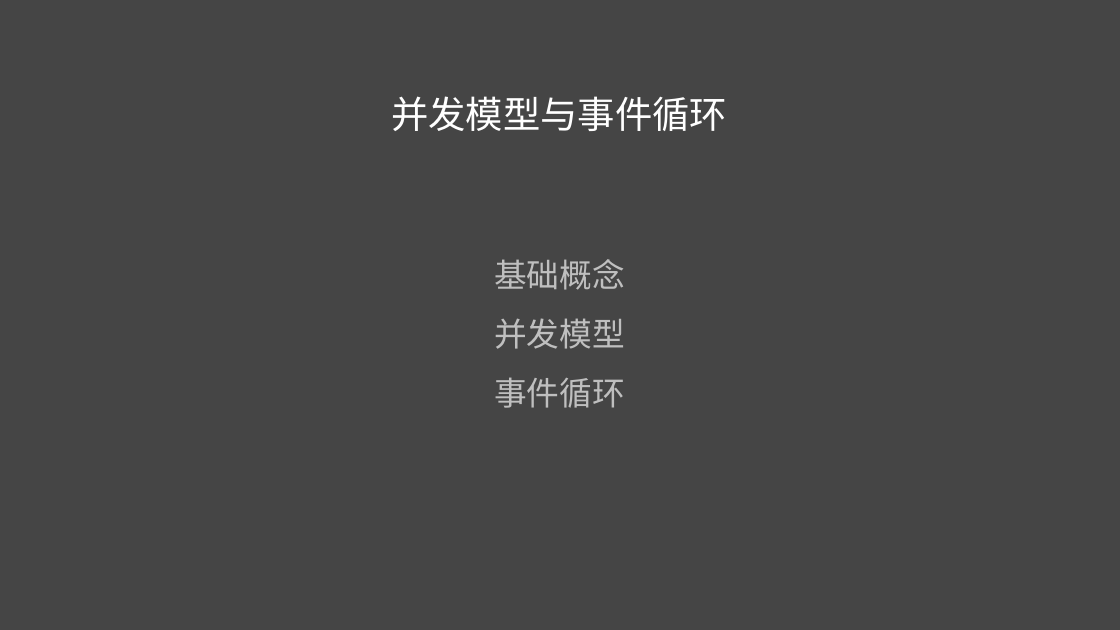
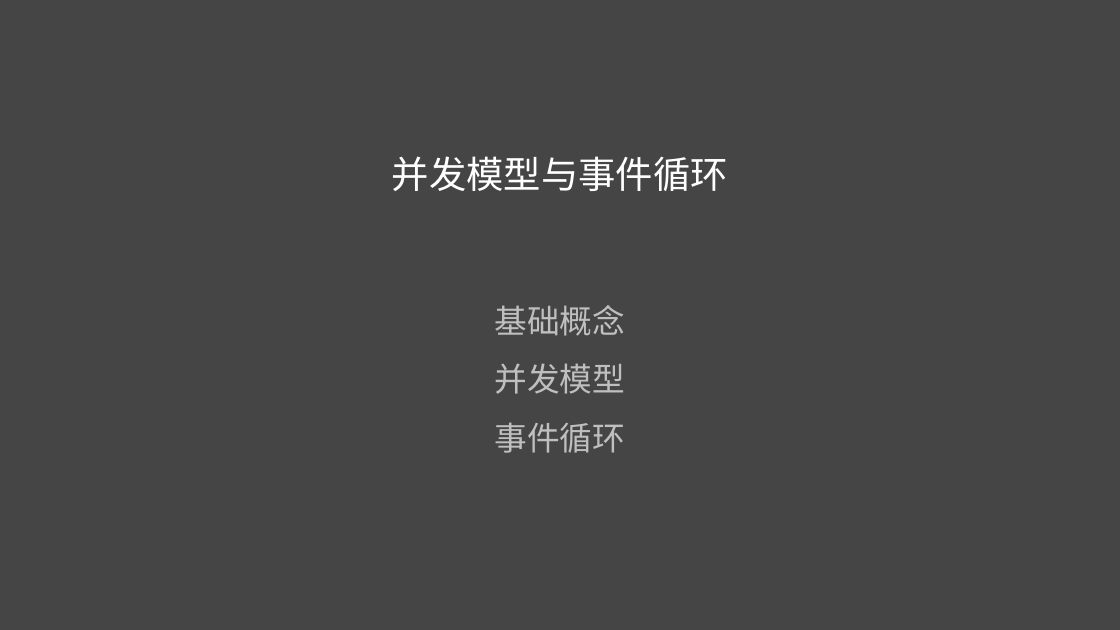
Before and after one commit to liuweiGL/share, a slide deck: slide 2 of ppt/JavaScript基础二.pptx. Drawn at 1120x630 pixels with LibreOffice and Linux fonts; fonts in the diff are those of the drawing. Boxes give left, top, right and bottom in pixels: in the first picture for what was removed or moved away, otherwise in the second. Text is boxed around its words. In the diff, an @@ line names an element or a change of style, - is before the commit and + after.

```diff
--- a/ppt/JavaScript基础二.pptx
+++ b/ppt/JavaScript基础二.pptx
@@ title "并发模型与事件循环": place and size @@
-title "并发模型与事件循环" at <box>391,96,727,131</box>
+title "并发模型与事件循环" at <box>392,156,728,191</box>
@@ text "基础概念": place and size @@
-text "基础概念" at <box>494,259,625,408</box>
+text "基础概念" at <box>495,305,626,453</box>
```
Also in this commit, not shown: 5 other slides changed, 6 slides added.
